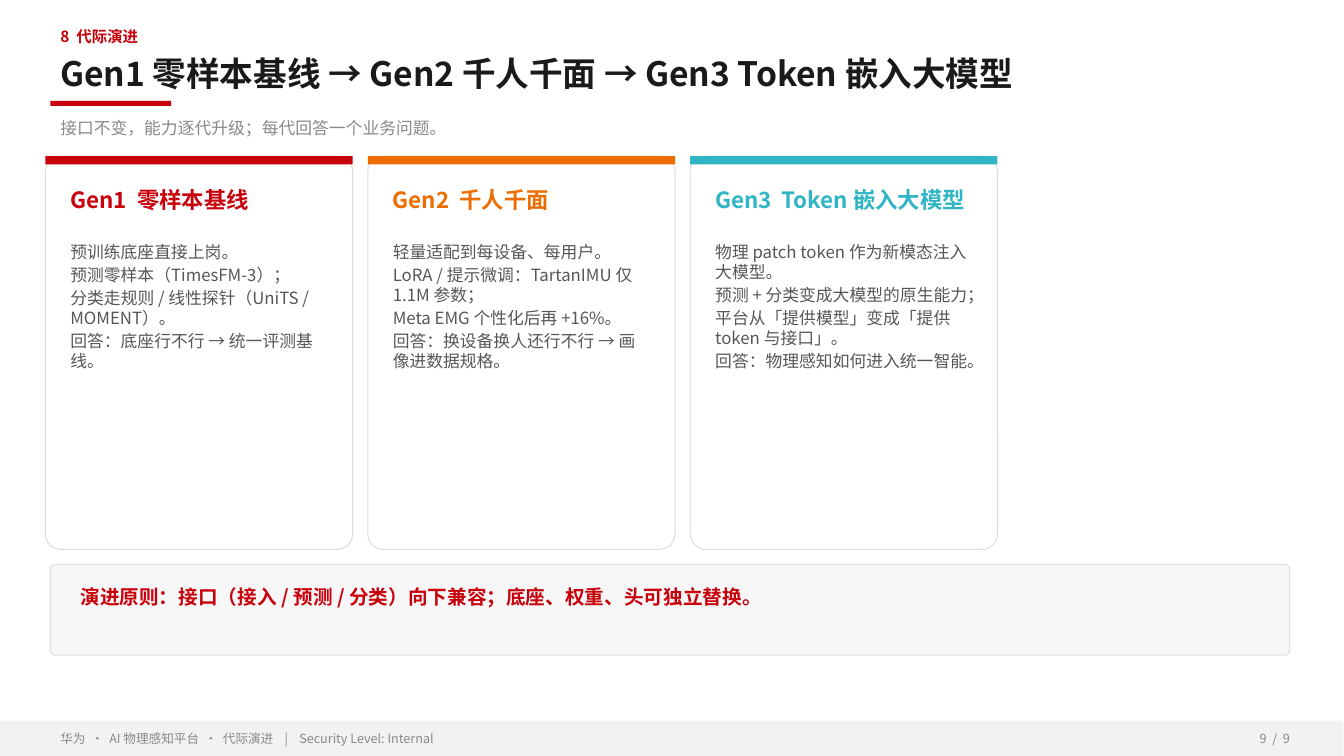
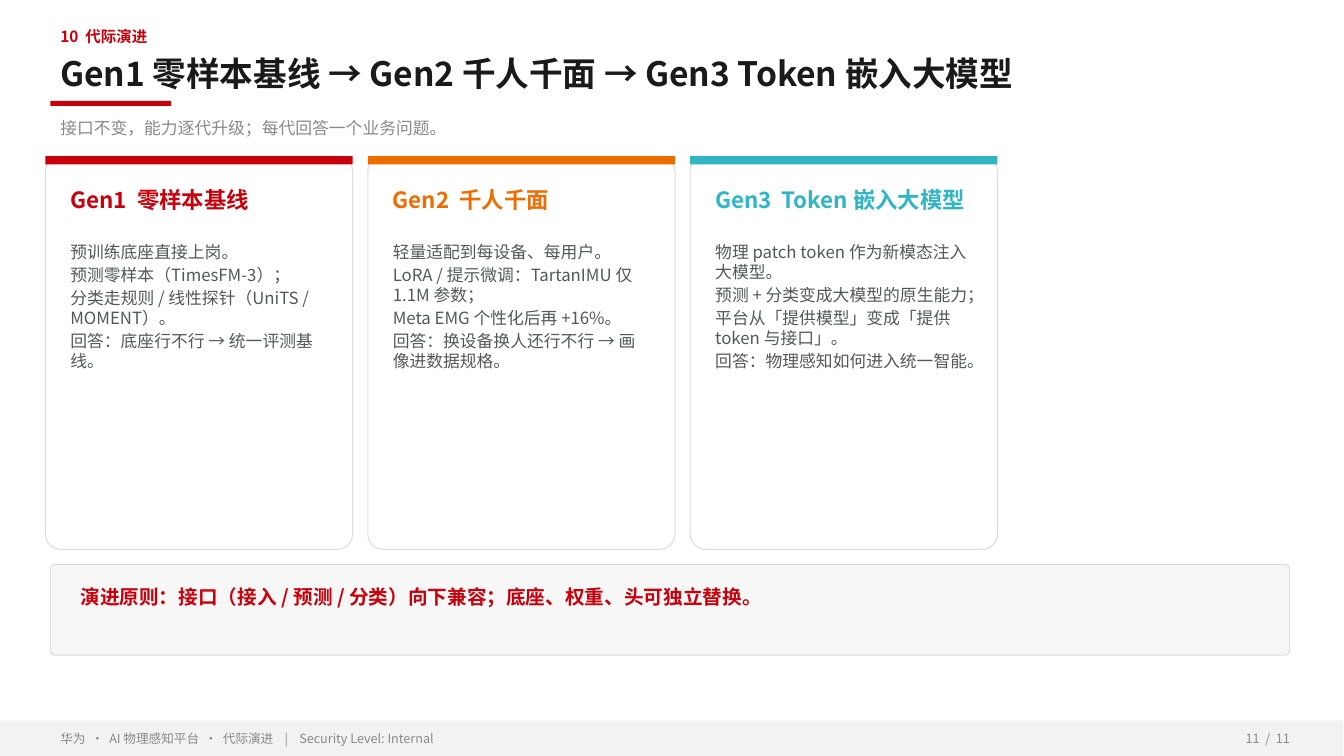
Before and after one commit to zhangrui1123/ai-physical-sensing, a slide deck: slide 11 of AI物理感知平台-华为汇报.pptx (slide 9 before the commit). Drawn at 1344x756 pixels with LibreOffice and Linux fonts; fonts in the diff are those of the drawing; background and template pictures are left out. Boxes give left, top, right and bottom in pixels: in the first picture for what was removed or moved away, otherwise in the second. Text is boxed around its words. In the diff, an @@ line names an element or a change of style, - is before the commit and + after.

```diff
--- a/AI物理感知平台-华为汇报.pptx
+++ b/AI物理感知平台-华为汇报.pptx
@@ text at (60,29,147,44): text changed @@
-8 代际演进
+10 代际演进
@@ text at (1246,734,1290,743): text changed @@
-9 / 9
+11 / 11
```
Also in this commit, not shown: 8 other slides changed, 2 slides added, 1 other file.
